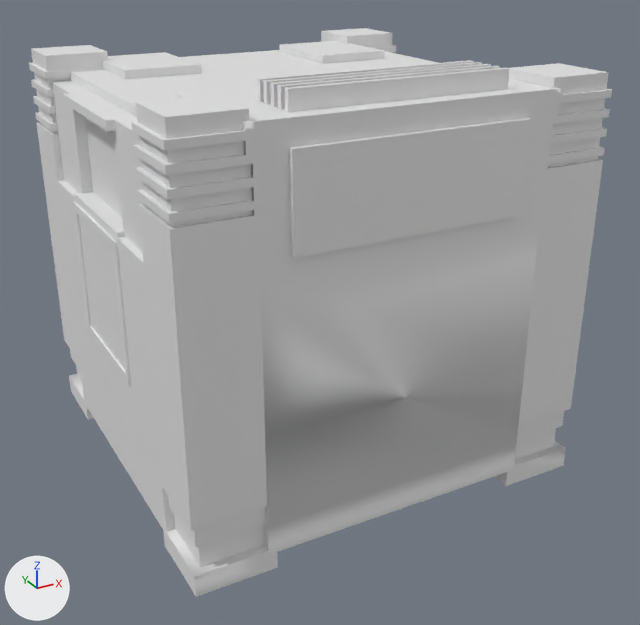
Renders of the OBJ model src/main/resources/assets/dimensionalfluxminer/models/block/dimensional_flux_miner/geometry/full_basic.obj from each side of a commit.
Rendered twice from a 50 mm lens placed at (-2.41, -6.15, 3.8), pointed at (0.56, -0.75, 1.1). Every picture has the same lights, and +X, +Y and +Z are marked at lower left. The picture after the commit comes second. Materials are left out; every surface is plain grey. Where no turn or scale is listed for an object, it has been applied to the vertices. Vertices at exactly the same position are counted once.

Script lines for the objects in view, before the commit:
```python
ob_full_basic = bpy.data.objects.new('full_basic', me_full_basic)
ob_full_basic.location = (0.0, 0.0, 0.0)
```
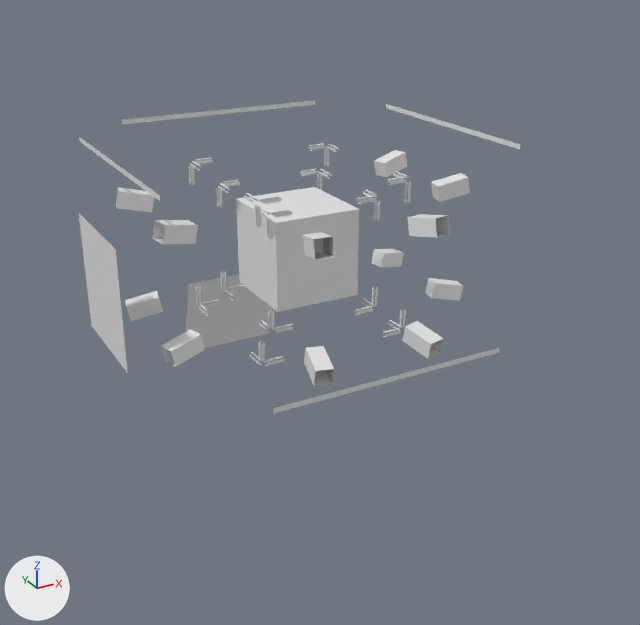
Where the change shows, as pixel boxes (x1, y1, x2, y2) in the pictures (640 x 625 px):
'full_basic', reshaped: before (29, 28, 612, 597); after (79, 100, 520, 413)
part 1 of me_full_basic, deleted: before (29, 38, 612, 597)

The change, as a list of edits to the scene's bpy script:
```text
Change me_full_basic:
    used by ob_full_basic; location = (0.0, 0.0, 0.0)
    remove me_full_basic.from_pydata(...)  # 2174 vertices, 1212 faces; spans x -1.02..2.02, y -2.04..1.0, z 0.0..3.0
    add me_full_basic.from_pydata(...)  # 1609 vertices, 265 faces; spans x -1.02..2.02, y -2.04..1.0, z 0.0..3.0
    me_full_basic part 1: 565 vertices removed from x -1.02..2.02, y -2.04..1.0, z 0.0..2.88
```
